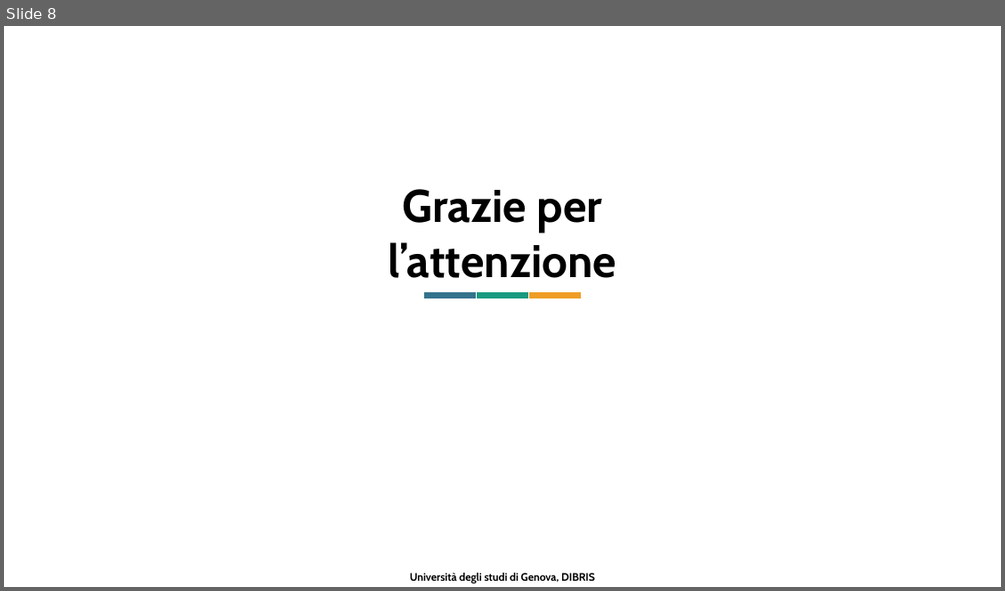
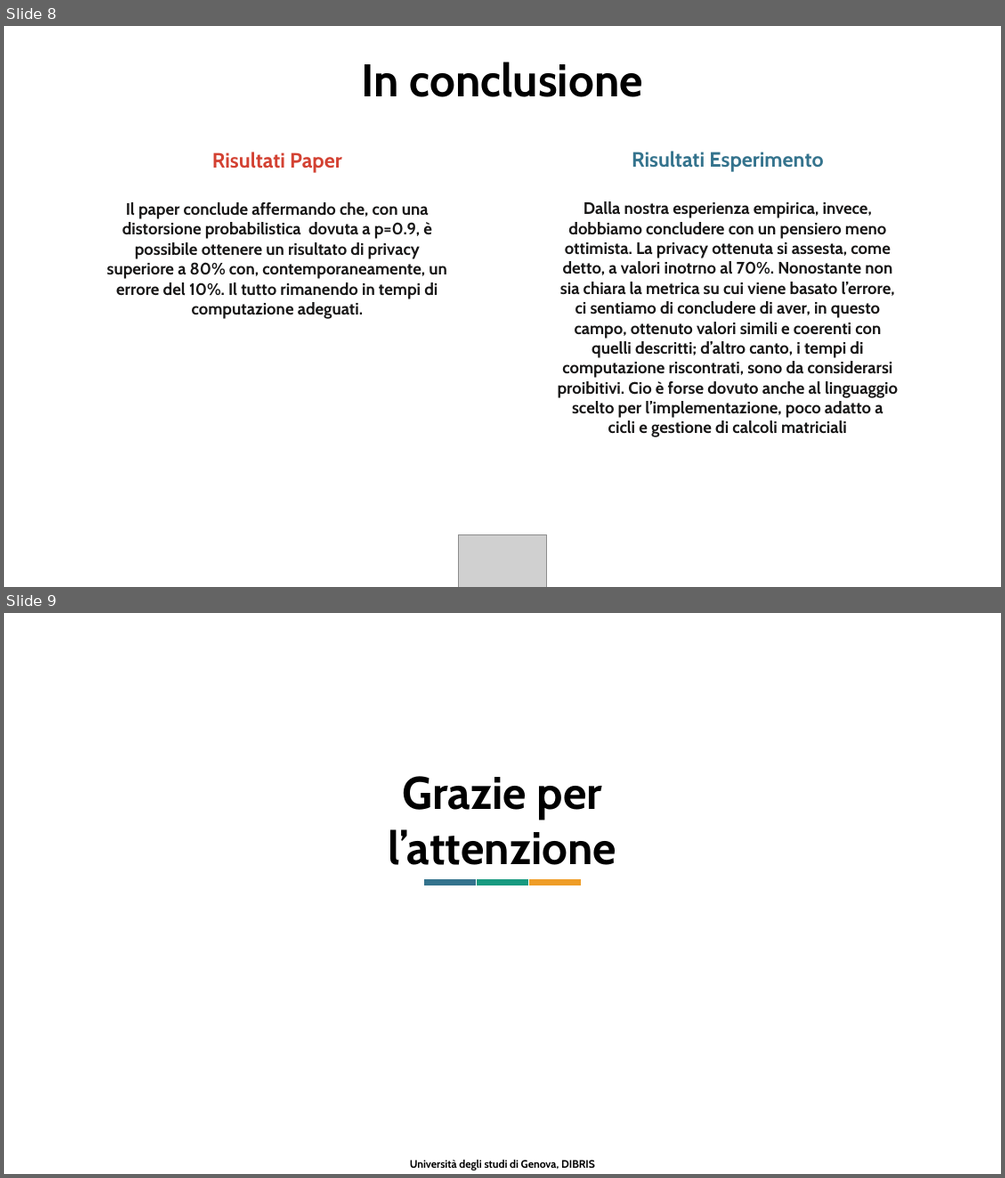
Before and after one commit to jf994/DataProtectionProject, a slide deck: docs/Presentazione.pptx. Shown one above the other, each under a label of ours: slide 8 before the commit, slides 8 and 9 after it. The pictures are 1005x591 and 1005x1178 pixels, drawn with LibreOffice and Linux fonts; fonts in the diff are those of the drawing; grey boxes stand for pictures; background and template pictures are left out. Boxes give left, top, right and bottom in pixels: in the first picture for what was removed or moved away, otherwise in the second. Text is boxed around its words. In the diff, an @@ line names an element or a change of style, - is before the commit and + after.

Commit message:
last mod pptx

```diff
--- a/docs/Presentazione.pptx
+++ b/docs/Presentazione.pptx
@@ slide 8 added at [4,26,1001,587], background picture (left out) @@
@@ text added at [362,62,643,97], 44 pt, text #000000, bold @@
+In conclusione
@@ text added at [107,151,447,319], 16 pt, text #181717, bold @@
+Risultati Paper
+Il paper conclude affermando che, con una distorsione probabilistica dovuta a p=0.9, è possibile ottenere un risultato di privacy superiore a 80% con, contemporaneamente, un errore del 10%. Il tutto rimanendo in tempi di computazione adeguati.
@@ text added at [558,151,898,437], 16 pt, text #181717, bold @@
+Risultati Esperimento
+Dalla nostra esperienza empirica, invece, dobbiamo concludere con un pensiero meno ottimista. La privacy ottenuta si assesta, come detto, a valori inotrno al 70%. Nonostante non sia chiara la metrica su cui viene basato l’errore, ci sentiamo di concludere di aver, in questo campo, ottenuto valori simili e coerenti con quelli descritti; d’altro canto, i tempi di computazione riscontrati, sono da considerarsi proibitivi. Cio è forse dovuto anche al linguaggio scelto per l’implementazione, poco adatto a cicli e gestione di calcoli matriciali
@@ picture added at [459,534,547,587] @@
@@ what was slide 8 is now slide 9 @@
```
